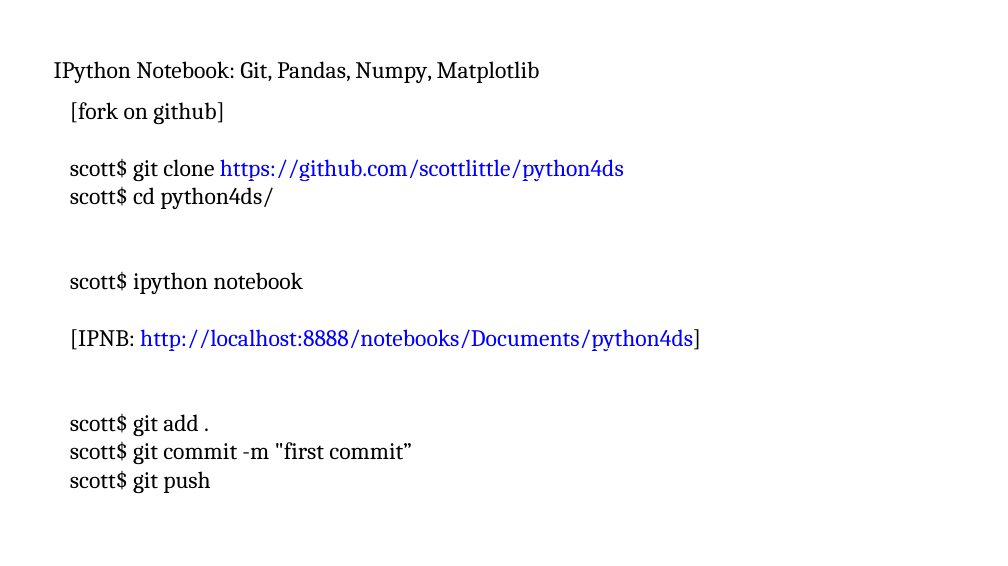
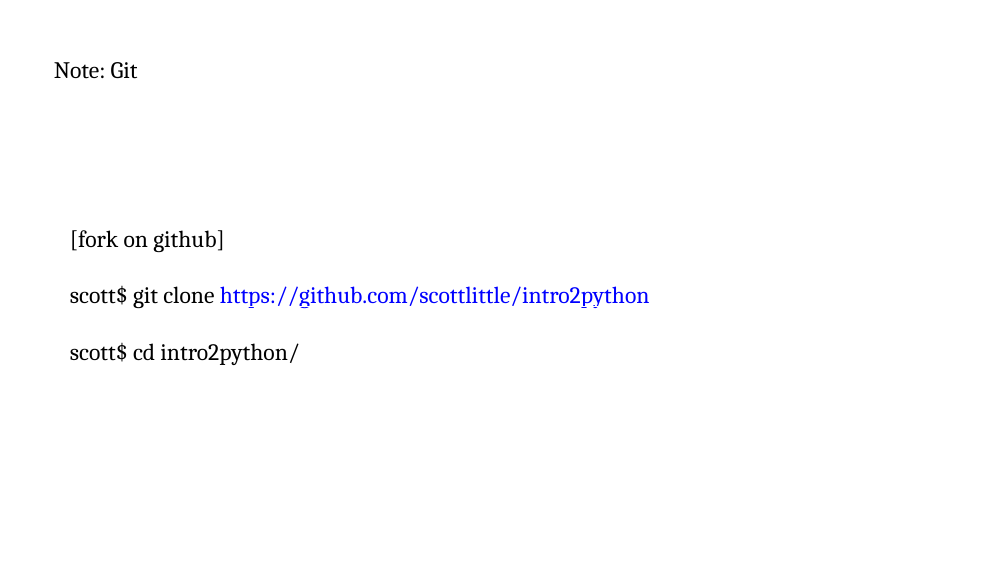
Before and after one commit to scottlittle/intro2python, a slide deck: slide 4 of Intro2Python.pptx (slide 9 before the commit). Drawn at 1008x566 pixels with LibreOffice and Linux fonts; fonts in the diff are those of the drawing. Boxes give left, top, right and bottom in pixels: in the first picture for what was removed or moved away, otherwise in the second. Text is boxed around its words. In the diff, an @@ line names an element or a change of style, - is before the commit and + after.

```diff
--- a/Intro2Python.pptx
+++ b/Intro2Python.pptx
@@ text at bbox=[54, 62, 138, 79]: text changed @@
-IPython Notebook: Git, Pandas, Numpy, Matplotlib
+Note: Git
@@ text "[fork on github]": place and size @@
-text "[fork on github]" at bbox=[70, 102, 701, 493]
+text "[fork on github]" at bbox=[70, 230, 650, 365]
@@ text at bbox=[70, 286, 650, 365]: text changed; text colour #000000 to #0000FF @@
-scott$ git clone https://github.com/scottlittle/python4ds
-scott$ cd python4ds/
-scott$ ipython notebook
-[IPNB: http://localhost:8888/notebooks/Documents/python4ds]
-scott$ git add .
-scott$ git commit -m "first commit”
-scott$ git push
+scott$ git clone https://github.com/scottlittle/intro2python
+scott$ cd intro2python/
```
Also in this commit, not shown: 1 other slide changed, 1 slide added, 3 other files.
